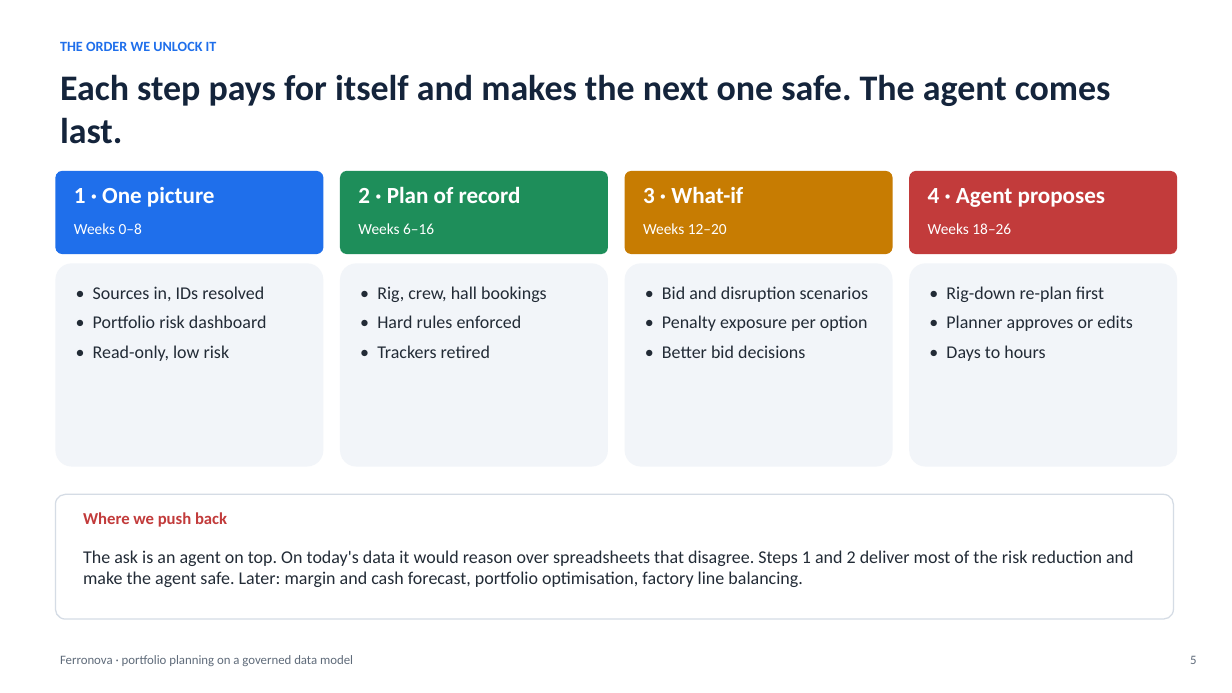
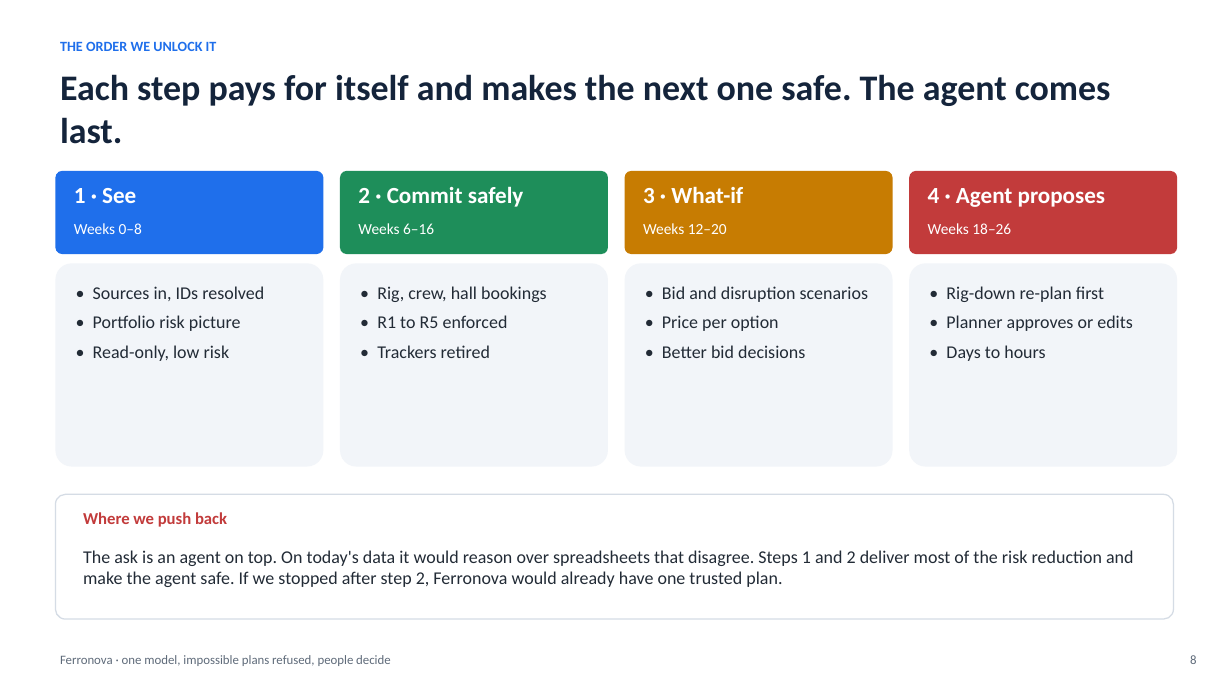
Before and after one commit to rpad300/ULTRA_IA_ASSISTANT, a slide deck: slide 8 of docs/ferronova-takehome/ferronova-pitch.pptx (slide 5 before the commit). Drawn at 1232x693 pixels with LibreOffice and Linux fonts; fonts in the diff are those of the drawing. Boxes give left, top, right and bottom in pixels: in the first picture for what was removed or moved away, otherwise in the second. Text is boxed around its words. In the diff, an @@ line names an element or a change of style, - is before the commit and + after.

```diff
--- a/docs/ferronova-takehome/ferronova-pitch.pptx
+++ b/docs/ferronova-takehome/ferronova-pitch.pptx
@@ text at (74, 188, 136, 203): text changed @@
-1 · One picture
+1 · See
@@ text at (358, 186, 524, 207): text changed @@
-2 · Plan of record
+2 · Commit safely
@@ text at (93, 315, 241, 331): text changed @@
-• Portfolio risk dashboard
+• Portfolio risk picture
@@ text at (377, 315, 508, 328): text changed @@
-• Hard rules enforced
+• R1 to R5 enforced
@@ text at (662, 315, 779, 331): text changed @@
-• Penalty exposure per option
+• Price per option
@@ text at (83, 550, 1133, 587): text changed @@
-The ask is an agent on top. On today's data it would reason over spreadsheets that disagree. Steps 1 and 2 deliver most of the risk reduction and make the agent safe. Later: margin and cash forecast, portfolio optimisation, factory line balancing.
+The ask is an agent on top. On today's data it would reason over spreadsheets that disagree. Steps 1 and 2 deliver most of the risk reduction and make the agent safe. If we stopped after step 2, Ferronova would already have one trusted plan.
@@ text at (60, 655, 391, 666): text changed @@
-Ferronova · portfolio planning on a governed data model
+Ferronova · one model, impossible plans refused, people decide
@@ text at (1190, 655, 1196, 664): text changed @@
-5
+8
```
Also in this commit, not shown: 11 other slides changed, 4 slides added, 2 slides removed, 14 other files.
